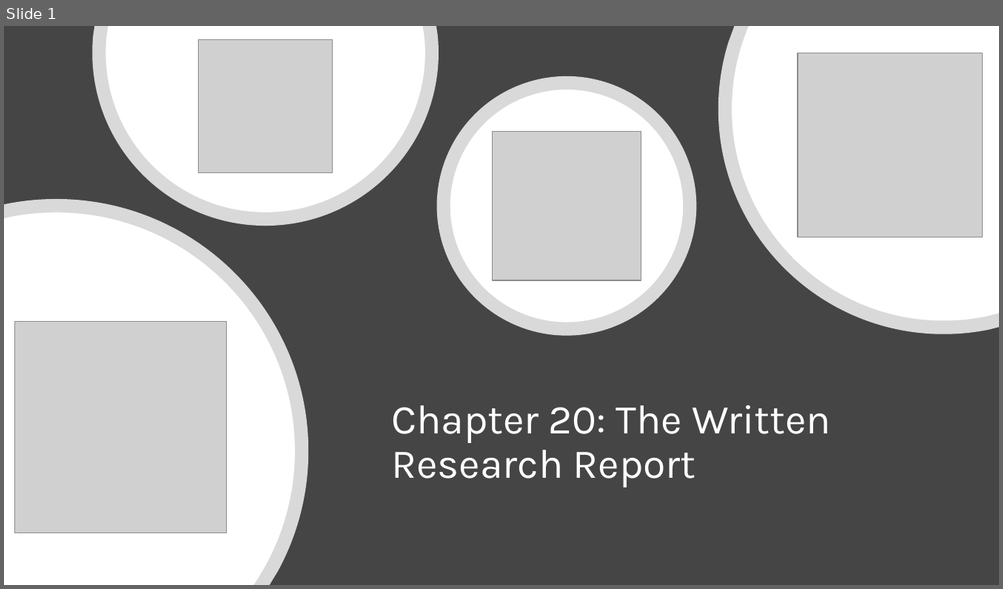
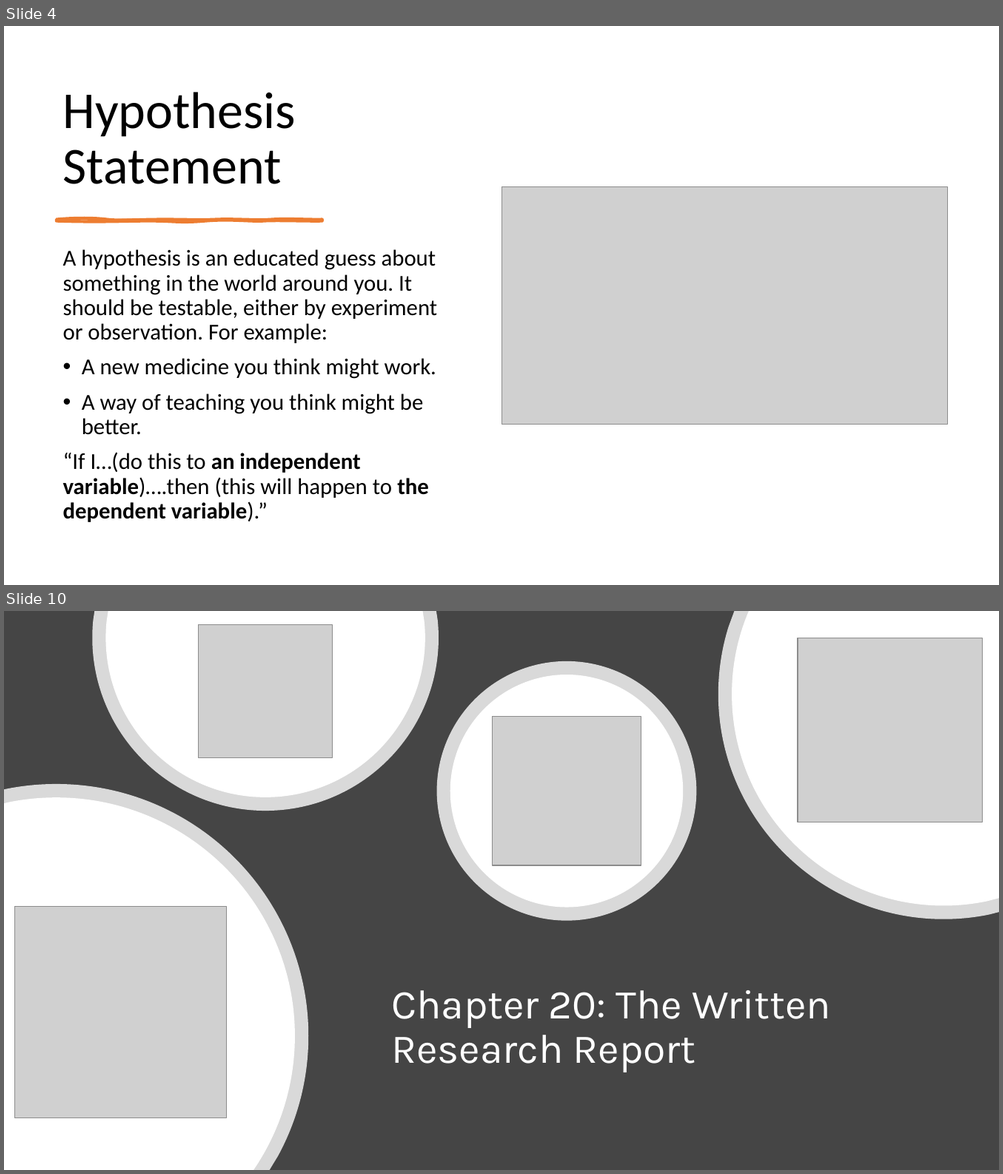
Before and after one commit to mikenguyen13/mar4050, a slide deck: lectures/10/2_Research Presentation.pptx. Shown one above the other, each under a label of ours: slide 1 before the commit, slides 4 and 10 after it; the slides between them are not shown. The pictures are 1003x589 and 1003x1174 pixels, drawn with LibreOffice and Linux fonts; fonts in the diff are those of the drawing; grey boxes stand for pictures. Boxes give left, top, right and bottom in pixels: in the first picture for what was removed or moved away, otherwise in the second. Text is boxed around its words. In the diff, an @@ line names an element or a change of style, - is before the commit and + after.

```diff
--- a/lectures/10/2_Research Presentation.pptx
+++ b/lectures/10/2_Research Presentation.pptx
@@ slide 4 added at (4, 26, 999, 585), background #FFFFFF @@
@@ title added at (63, 92, 296, 184), 50 pt, text #000000 @@
+Hypothesis Statement
@@ picture added at (502, 187, 947, 424) @@
@@ freeform shape added at (57, 220, 322, 221), fill #ED7D31, outline #ED7D31 3 pt @@
@@ text added at (63, 249, 437, 523), 22 pt, text #000000 @@
+A hypothesis is an educated guess about something in the world around you. It should be testable, either by experiment or observation. For example:
+• A new medicine you think might work.
+• A way of teaching you think might be better.
+“If I…(do this to an independent variable)….then (this will happen to the dependent variable).”
@@ what was slide 1 is now slide 10 @@
```
Also in this commit, not shown: 3 slides changed, 9 other slides added, 9 other files.
